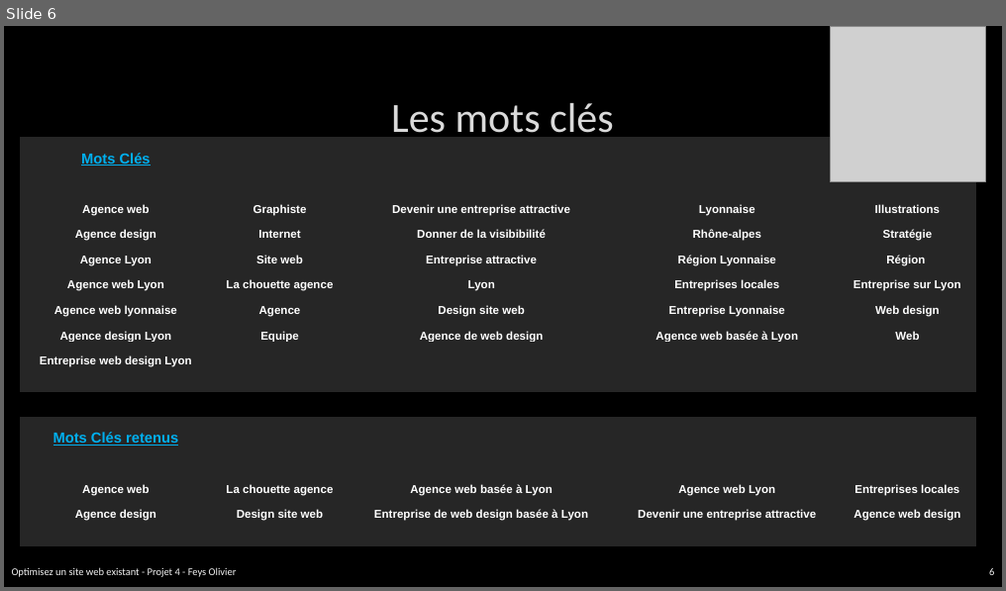
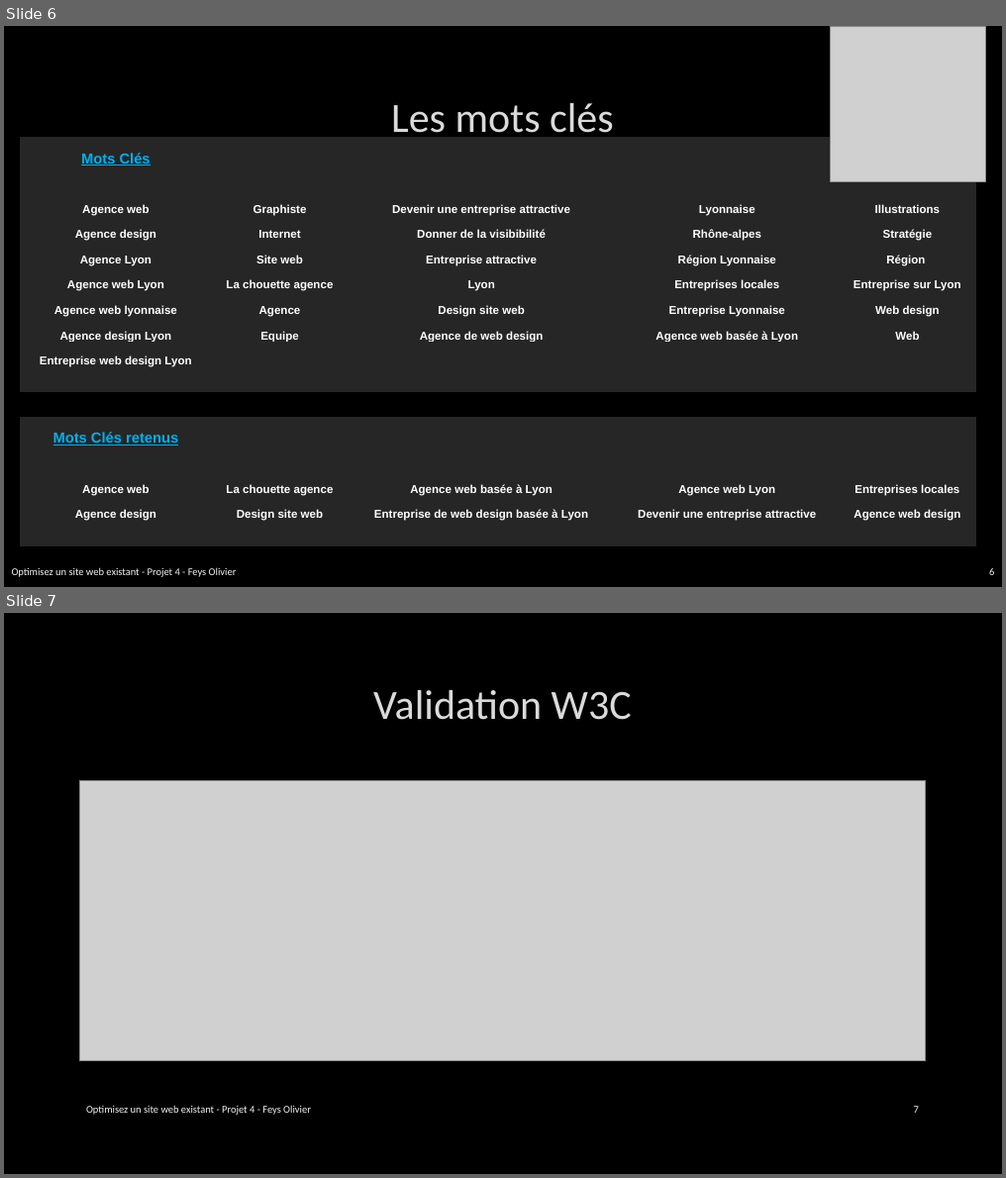
Before and after one commit to Olive59/Projet-4, a slide deck: Présentation la chouette agence.pptx. Shown one above the other, each under a label of ours: slide 6 before the commit, slides 6 and 7 after it. The pictures are 1006x591 and 1006x1178 pixels, drawn with LibreOffice and Linux fonts; fonts in the diff are those of the drawing; grey boxes stand for pictures; background and template pictures are left out. Boxes give left, top, right and bottom in pixels: in the first picture for what was removed or moved away, otherwise in the second. Text is boxed around its words. In the diff, an @@ line names an element or a change of style, - is before the commit and + after.

```diff
--- a/Présentation la chouette agence.pptx
+++ b/Présentation la chouette agence.pptx
@@ slide 7 added at (x1=4, y1=613, x2=1002, y2=1174), background picture (left out) @@
@@ title added at (x1=373, y1=690, x2=632, y2=720), 40 pt, text #DADADA @@
+Validation W3C
@@ picture added at (x1=79, y1=780, x2=926, y2=1061) @@
@@ text added at (x1=86, y1=1105, x2=311, y2=1115), 10 pt, text #F2F2F2 @@
+Optimisez un site web existant - Projet 4 - Feys Olivier
@@ page number added at (x1=914, y1=1106, x2=919, y2=1113), 10 pt, text #F2F2F2 @@
+7
```
Also in this commit, not shown: 8 other files.
